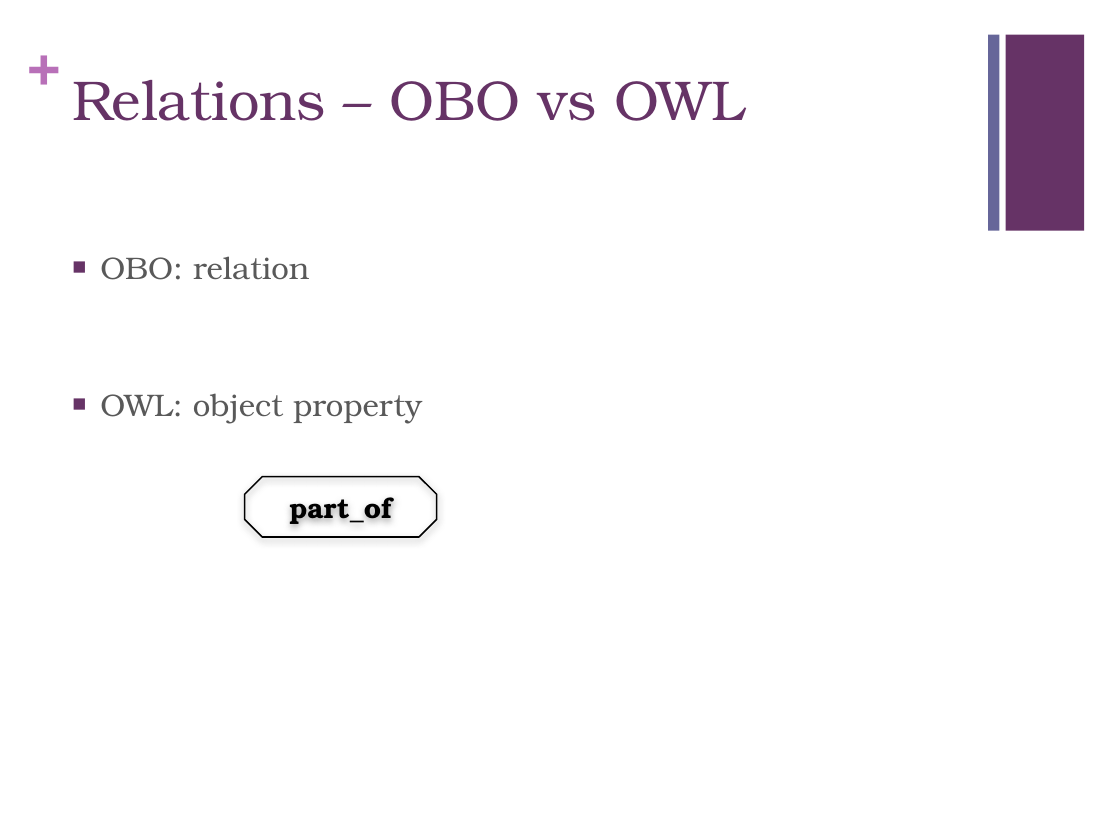
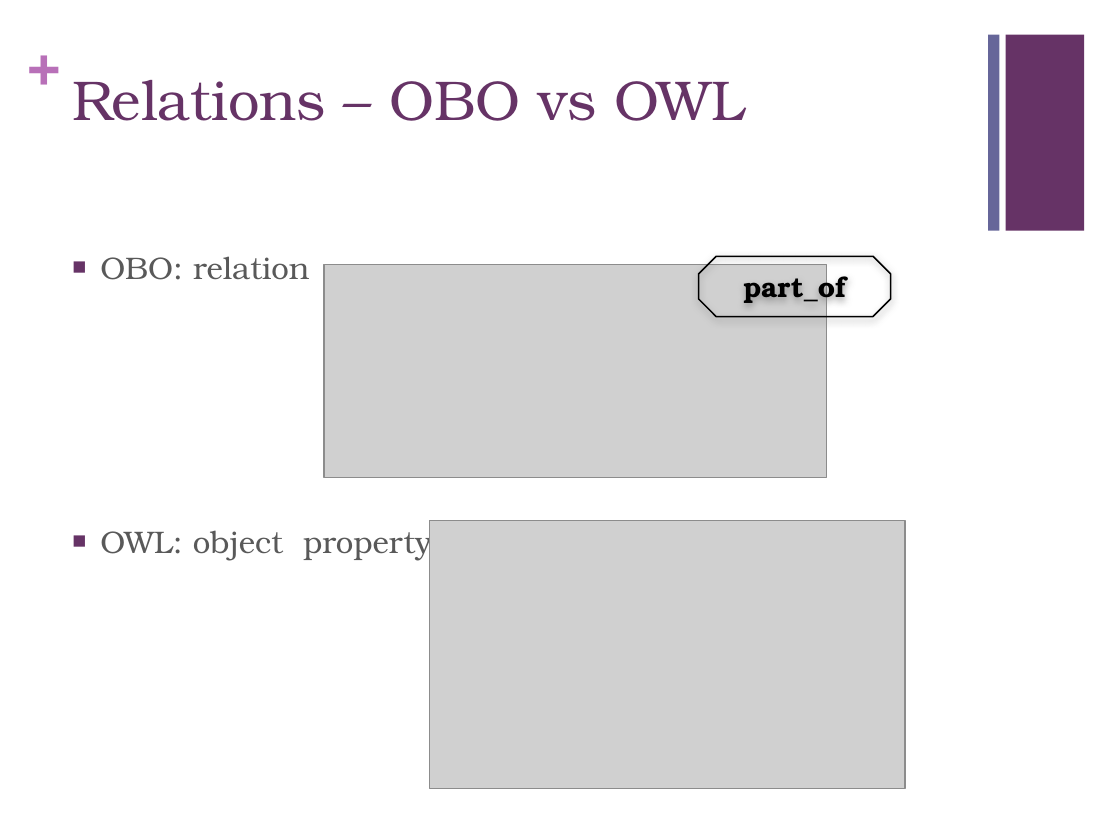
Before and after one commit to geneontology/protege-tutorial, a slide deck: slide 11 of presentations/GO_protege_1201b.pptx (slide 13 before the commit). Drawn at 1120x840 pixels with LibreOffice and Linux fonts; fonts in the diff are those of the drawing; grey boxes stand for pictures. Boxes give left, top, right and bottom in pixels: in the first picture for what was removed or moved away, otherwise in the second. Text is boxed around its words. In the diff, an @@ line names an element or a change of style, - is before the commit and + after.

```diff
--- a/presentations/GO_protege_1201b.pptx
+++ b/presentations/GO_protege_1201b.pptx
@@ text "OBO: relation" rewrapped from <box>100,256,422,424</box> to <box>100,256,432,561</box> @@
@@ picture added at <box>324,264,827,477</box> @@
@@ octagon "part_of": place and size @@
-octagon "part_of" at <box>244,477,436,538</box>
+octagon "part_of" at <box>699,256,890,317</box>
@@ picture added at <box>429,521,905,788</box> @@
```
Also in this commit, not shown: 13 other slides changed, 5 slides added, 3 slides removed.
